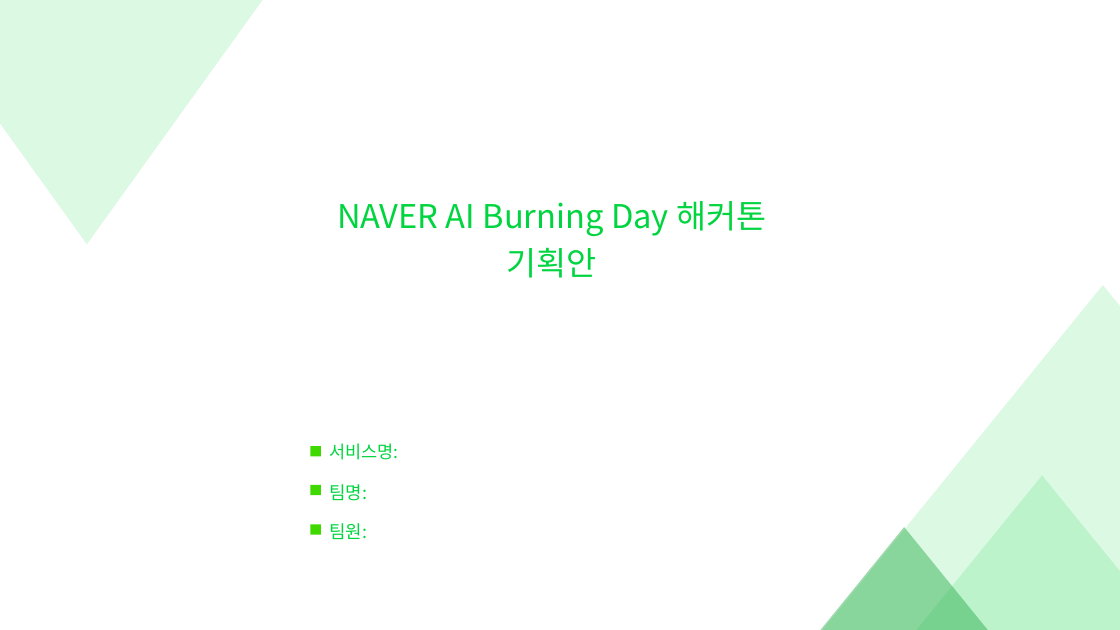
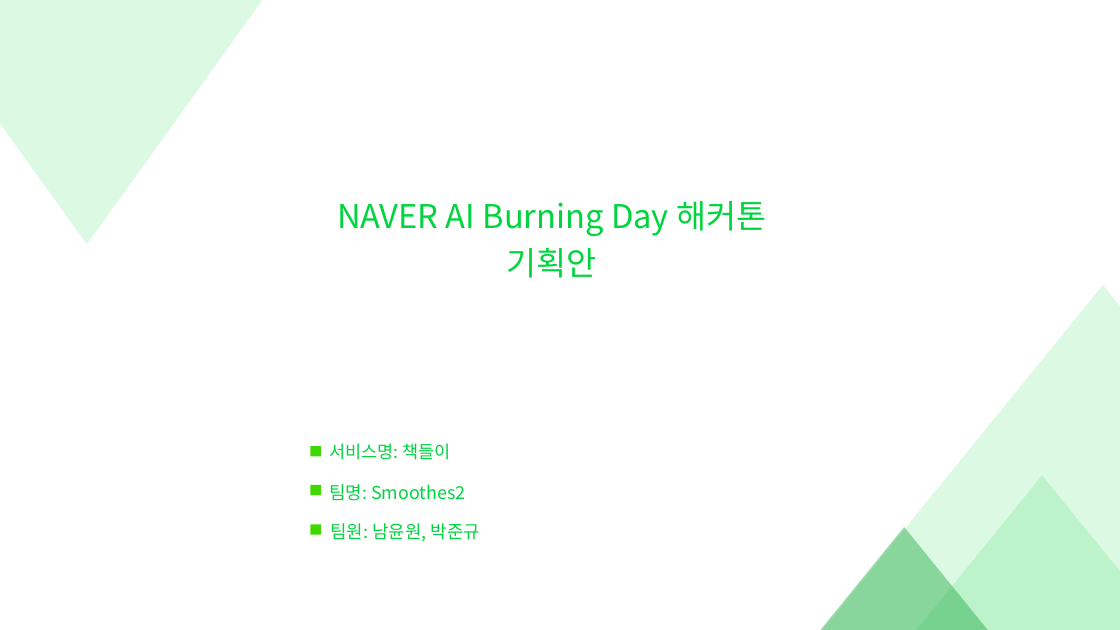
Before and after one commit to kuro11pow2/2020_Naver_AI_Hackerton_Prepare, a slide deck: slide 1 of 예선 - 기획서/기획안_팀명(기본양식).pptx. Drawn at 1120x630 pixels with LibreOffice and Linux fonts; fonts in the diff are those of the drawing. Boxes give left, top, right and bottom in pixels: in the first picture for what was removed or moved away, otherwise in the second. Text is boxed around its words. In the diff, an @@ line names an element or a change of style, - is before the commit and + after.

```diff
--- a/예선 - 기획서/기획안_팀명(기본양식).pptx
+++ b/예선 - 기획서/기획안_팀명(기본양식).pptx
@@ text at (329,443,450,460): text changed @@
-서비스명:
+서비스명: 책들이
@@ text at (329,484,465,501): text changed @@
-팀명:
+팀명: Smoothes2
@@ text at (330,523,480,542): text changed @@
-팀원:
+팀원: 남윤원, 박준규
```
Also in this commit, not shown: 5 other slides changed, 2 other files.
